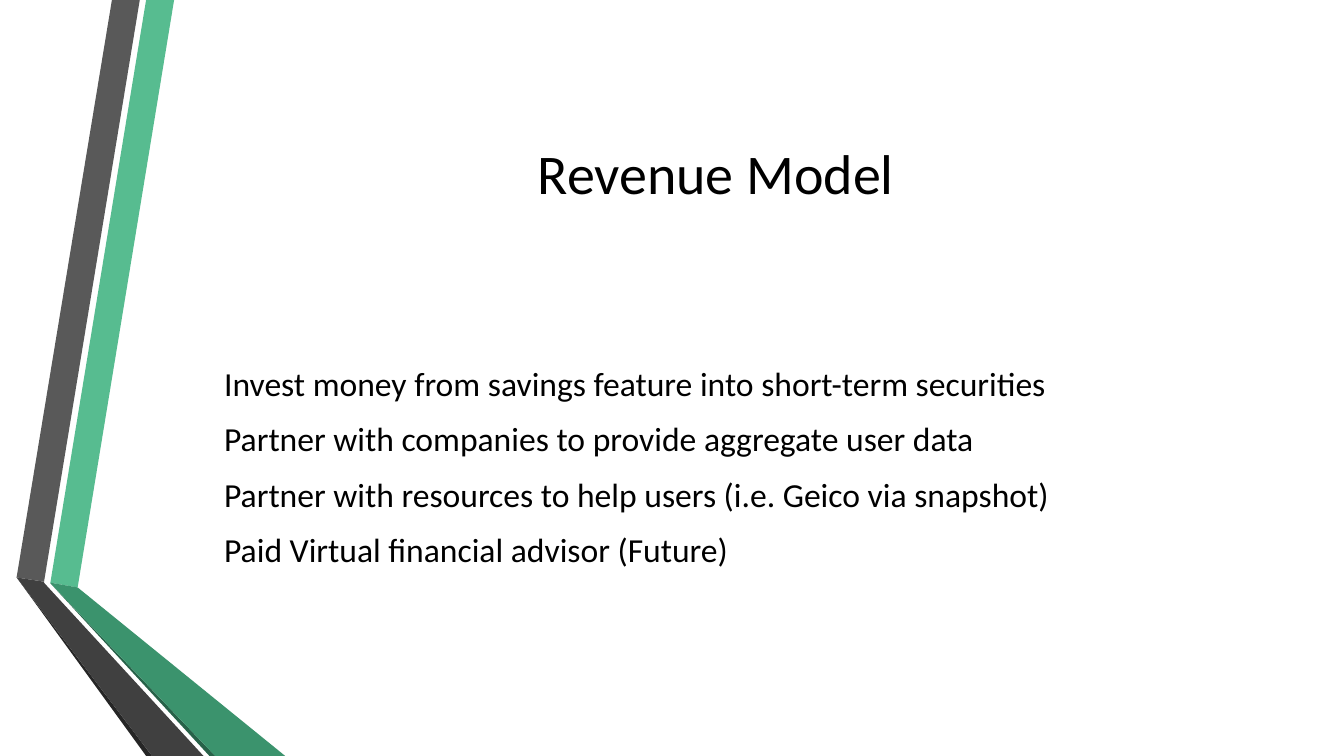
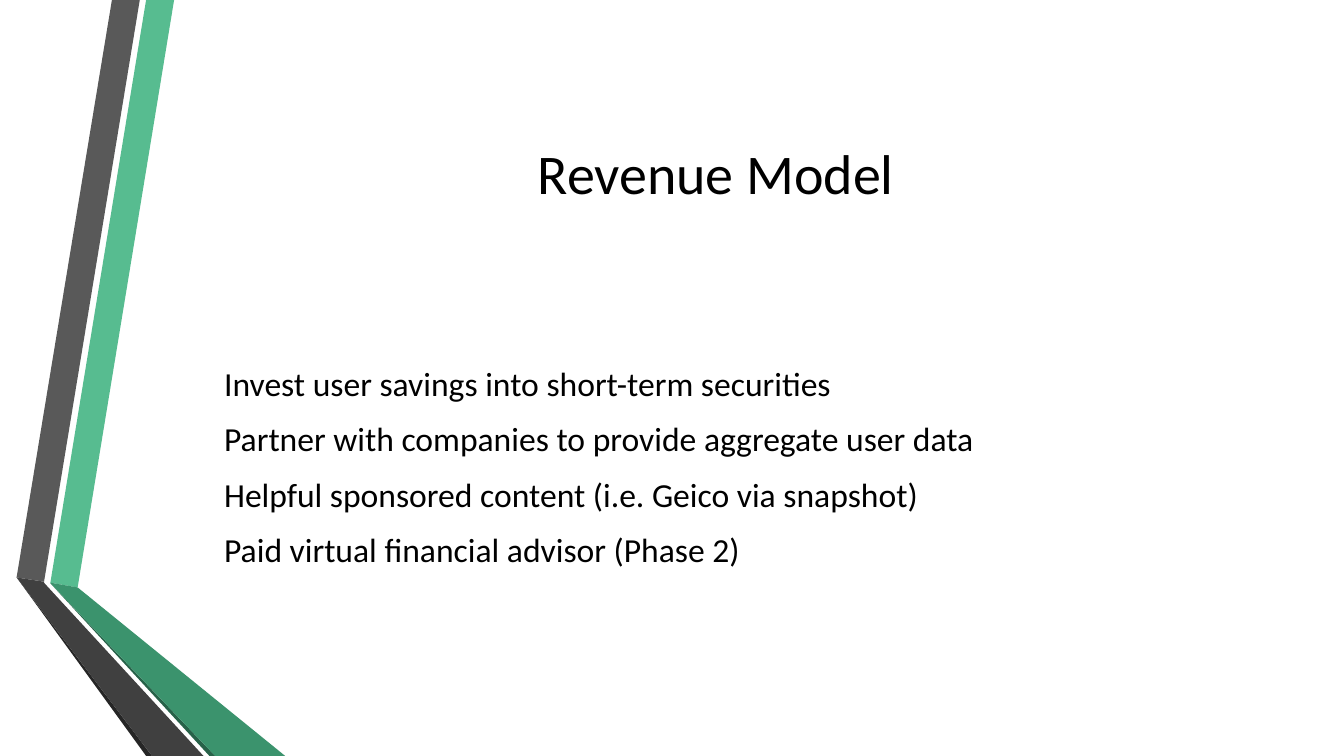
Before and after one commit to cjalexander94/DisruptHarlem03, a slide deck: slide 7 of clifton_alexander/individual_project/project/finesse_business/Finesse Pitch Deck.pptx. Drawn at 1344x756 pixels with LibreOffice and Linux fonts; fonts in the diff are those of the drawing; background and template pictures are left out. Boxes give left, top, right and bottom in pixels: in the first picture for what was removed or moved away, otherwise in the second. Text is boxed around its words. In the diff, an @@ line names an element or a change of style, - is before the commit and + after.

```diff
--- a/clifton_alexander/individual_project/project/finesse_business/Finesse Pitch Deck.pptx
+++ b/clifton_alexander/individual_project/project/finesse_business/Finesse Pitch Deck.pptx
@@ text at [224, 372, 831, 402]: text changed @@
-Invest money from savings feature into short-term securities
+Invest user savings into short-term securities
@@ text at [224, 482, 917, 567]: text changed @@
-Partner with resources to help users (i.e. Geico via snapshot)
-Paid Virtual financial advisor (Future)
+Helpful sponsored content (i.e. Geico via snapshot)
+Paid virtual financial advisor (Phase 2)
```
Also in this commit, not shown: 5 other slides changed, 1 slide added, 1 slide removed, 3 other files.
